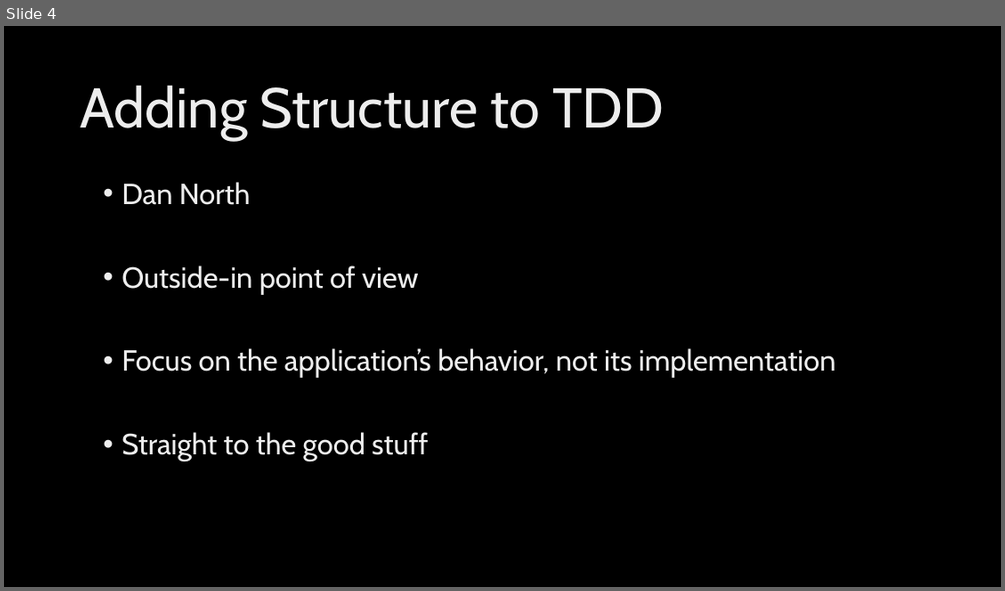
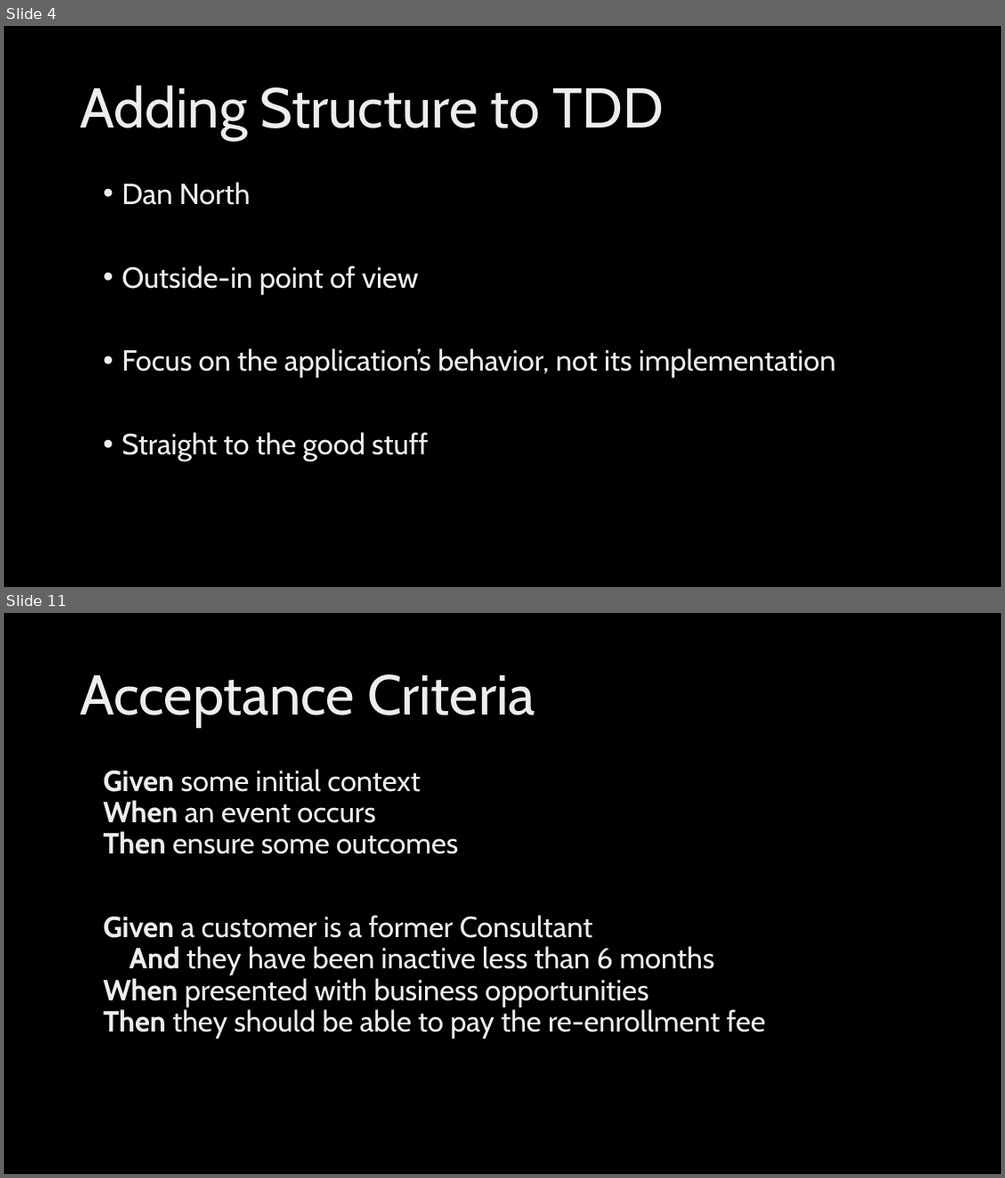
Before and after one commit to ingramam/BDD-lunch-and-learn, a slide deck: BDD.pptx. Shown one above the other, each under a label of ours: slide 4 before the commit, slides 4 and 11 after it; the slides between them are not shown. The pictures are 1005x591 and 1005x1178 pixels, drawn with LibreOffice and Linux fonts; fonts in the diff are those of the drawing; background and template pictures are left out. Boxes give left, top, right and bottom in pixels: in the first picture for what was removed or moved away, otherwise in the second. Text is boxed around its words. In the diff, an @@ line names an element or a change of style, - is before the commit and + after.

```diff
--- a/BDD.pptx
+++ b/BDD.pptx
@@ slide 11 added at <box>4,613,1001,1174</box>, background picture (left out) @@
@@ title added at <box>80,674,535,728</box>, 54 pt, text gradient #BFBFBF to #EDEDED to #FFFFFF @@
+Acceptance Criteria
@@ text added at <box>103,769,766,1038</box>, 28 pt, text gradient #BFBFBF to #EDEDED to #FFFFFF @@
+Given some initial context
+When an event occurs
+Then ensure some outcomes
+Given a customer is a former Consultant
+And they have been inactive less than 6 months
+When presented with business opportunities
+Then they should be able to pay the re-enrollment fee
```
Also in this commit, not shown: 2 slides changed, 5 other slides added, 3 slides removed, 2 other files.
